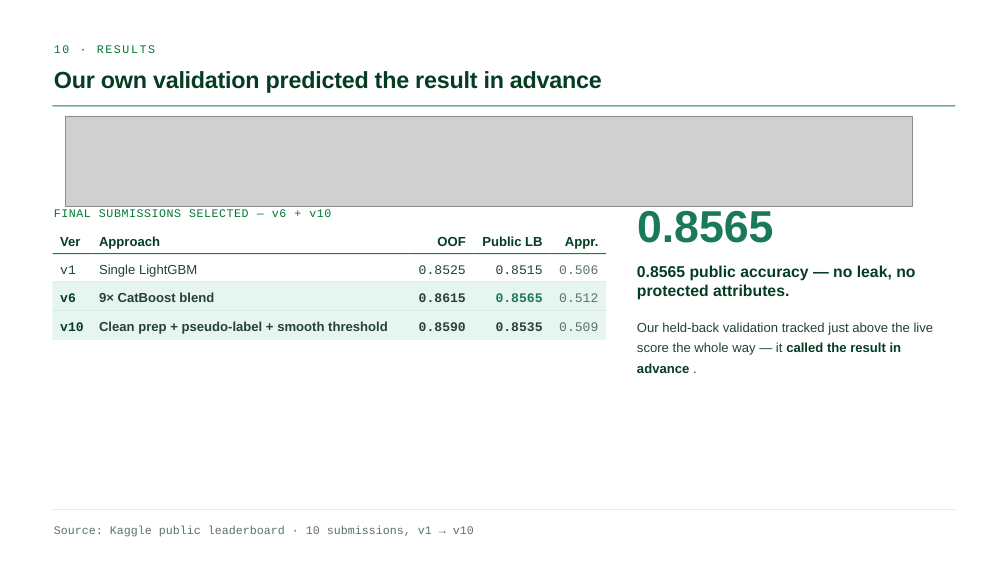
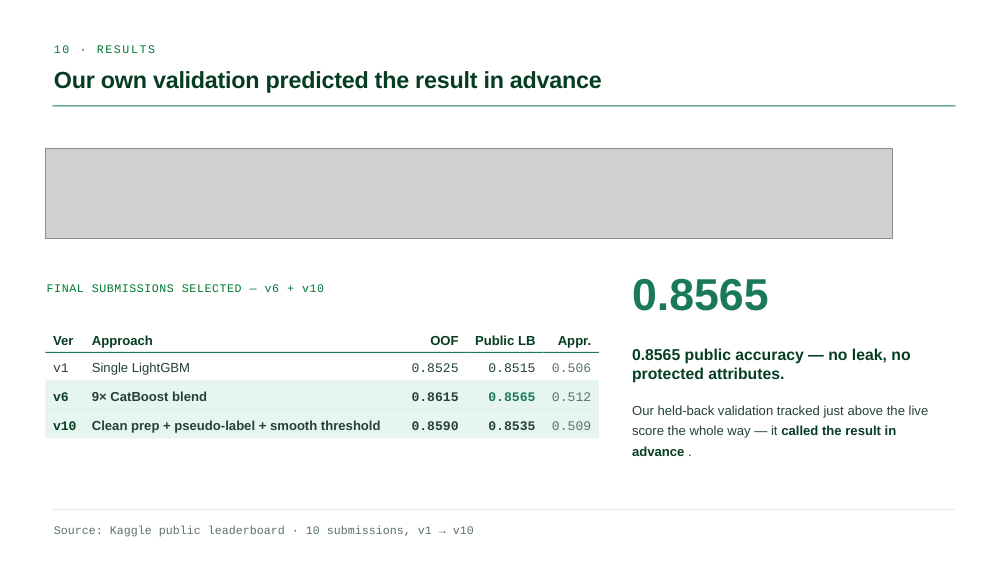
Before and after one commit to GianlucaBave/final-data-finance, a slide deck: slide 10 of presentation/Consulting_Finance_ML_Slides.pptx. Drawn at 1008x567 pixels with LibreOffice and Linux fonts; fonts in the diff are those of the drawing; grey boxes stand for pictures. Boxes give left, top, right and bottom in pixels: in the first picture for what was removed or moved away, otherwise in the second. Text is boxed around its words. In the diff, an @@ line names an element or a change of style, - is before the commit and + after.

Commit message:
Riwad's manual edits (checkpoint before removing em dashes)

```diff
--- a/presentation/Consulting_Finance_ML_Slides.pptx
+++ b/presentation/Consulting_Finance_ML_Slides.pptx
@@ picture: place and size @@
-picture at (66, 116, 912, 206)
+picture at (45, 149, 892, 238)
@@ text "FINAL SUBMISSIONS SELECTED — v6 ...": place and size @@
-text "FINAL SUBMISSIONS SELECTED — v6 ..." at (54, 209, 331, 217)
+text "FINAL SUBMISSIONS SELECTED — v6 ..." at (47, 284, 324, 292)
@@ text "0.8565": place and size @@
-text "0.8565" at (637, 211, 774, 243)
+text "0.8565" at (632, 279, 769, 311)
@@ text "0.8565 public accuracy — no ...": place and size @@
-text "0.8565 public accuracy — no ..." at (637, 265, 915, 300)
+text "0.8565 public accuracy — no ..." at (632, 348, 910, 383)
@@ 14 rectangles, 12 texts: place and size @@
-14 rectangles, 12 texts at (52, 236, 606, 340)
+14 rectangles, 12 texts at (45, 335, 599, 438)
@@ 8 texts, 3 rectangles: place and size @@
-8 texts, 3 rectangles at (60, 236, 551, 334)
+8 texts, 3 rectangles at (53, 335, 543, 433)
@@ text "Our held-back validation tracked just ...": place and size @@
-text "Our held-back validation tracked just ..." at (637, 322, 934, 373)
+text "Our held-back validation tracked just ..." at (632, 405, 929, 456)
```
